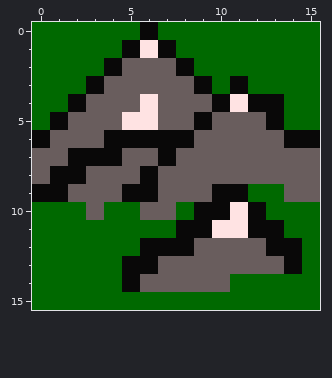
Pixel-art sprite: sprites/terrain-mountains.png. Above is the file before it was changed.
The file is 16x16 pixels.
The result:
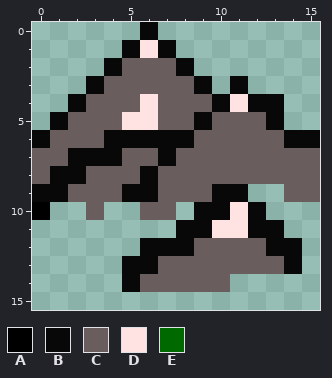
Palette (. is transparent): A #000000  B #090808  C #695d5d  D #ffe3e3  E #006900
Change:
{"y":0,"x":0,"old":"EEEEEE","new":"......"}
{"y":0,"x":7,"old":"EEEEEEEEE","new":"........."}
{"y":1,"x":0,"old":"EEEEE","new":"....."}
{"y":1,"x":8,"old":"EEEEEEEE","new":"........"}
{"y":2,"x":0,"old":"EEEE","new":"...."}
{"y":2,"x":9,"old":"EEEEEEE","new":"......."}
{"y":3,"x":0,"old":"EEE","new":"..."}
{"y":3,"x":10,"old":"E","new":"."}
{"y":3,"x":12,"old":"EEEE","new":"...."}
{"y":4,"x":0,"old":"EE","new":".."}
{"y":4,"x":14,"old":"EE","new":".."}
{"y":5,"x":0,"old":"E","new":"."}
{"y":5,"x":14,"old":"EE","new":".."}
{"y":9,"x":12,"old":"EE","new":".."}
{"y":10,"x":0,"old":"EEE","new":"A.."}
{"y":10,"x":4,"old":"EE","new":".."}
{"y":10,"x":8,"old":"E","new":"."}
{"y":10,"x":13,"old":"EEE","new":"..."}
{"y":11,"x":0,"old":"EEEEEEEE","new":"........"}
{"y":11,"x":14,"old":"EE","new":".."}
{"y":12,"x":0,"old":"EEEEEE","new":"......"}
{"y":12,"x":15,"old":"E","new":"."}
{"y":13,"x":0,"old":"EEEEE","new":"....."}
{"y":13,"x":15,"old":"E","new":"."}
{"y":14,"x":0,"old":"EEEEE","new":"....."}
{"y":14,"x":11,"old":"EEEEE","new":"....."}
{"y":15,"x":0,"old":"EEEEEEEEEEEEEEEE","new":"................"}
